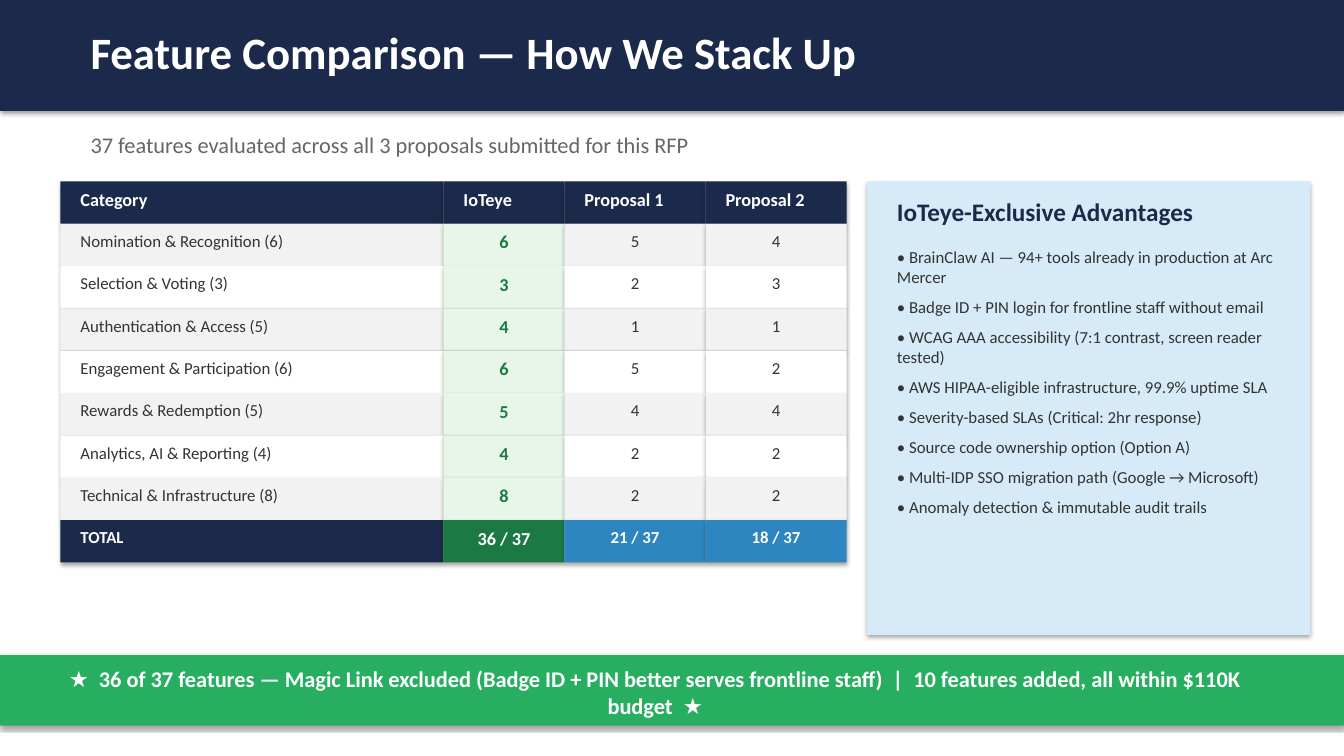
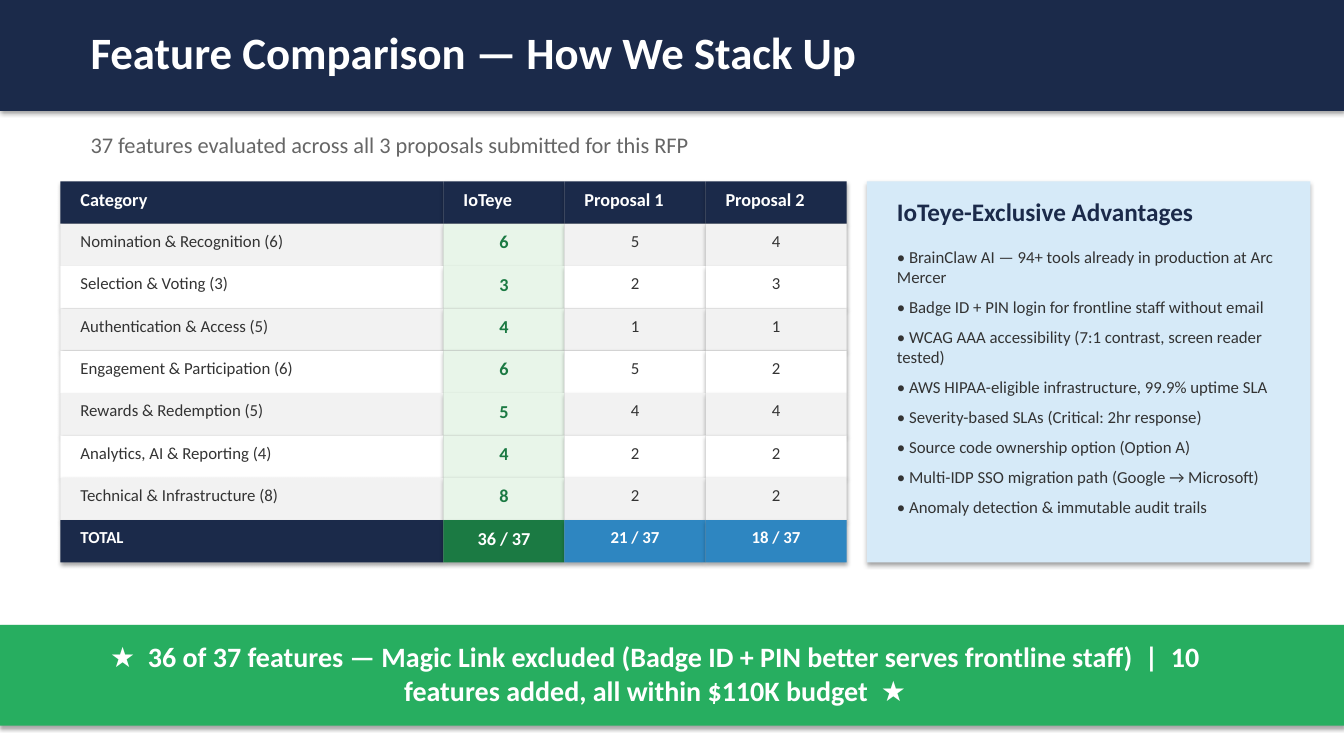
Before and after one commit to mingjyesheng-ioteye/sb_rewards, a slide deck: slide 16 of RFP/IoTeye - Arc Mercer Pitch.pptx. Drawn at 1344x756 pixels with LibreOffice and Linux fonts; fonts in the diff are those of the drawing. Boxes give left, top, right and bottom in pixels: in the first picture for what was removed or moved away, otherwise in the second. Text is boxed around its words. In the diff, an @@ line names an element or a change of style, - is before the commit and + after.

Commit message:
Slide 16: align Advantages frame with table, bigger green banner with font size 20

```diff
--- a/RFP/IoTeye - Arc Mercer Pitch.pptx
+++ b/RFP/IoTeye - Arc Mercer Pitch.pptx
@@ rectangle: place and size @@
-rectangle at (867,181,1311,635)
+rectangle at (867,181,1311,563)
@@ rectangle: place and size @@
-rectangle at (0,655,1344,726)
+rectangle at (0,625,1344,726)
@@ text "★ 36 of 37 features ...": place and size @@
-text "★ 36 of 37 features ..." at (99,670,1240,718)
+text "★ 36 of 37 features ..." at (148,646,1199,706)
@@ text "★ 36 of 37 features ..." at (148,646,1199,706): size 16 to 20 pt @@
```
Also in this commit, not shown: 1 other file.
